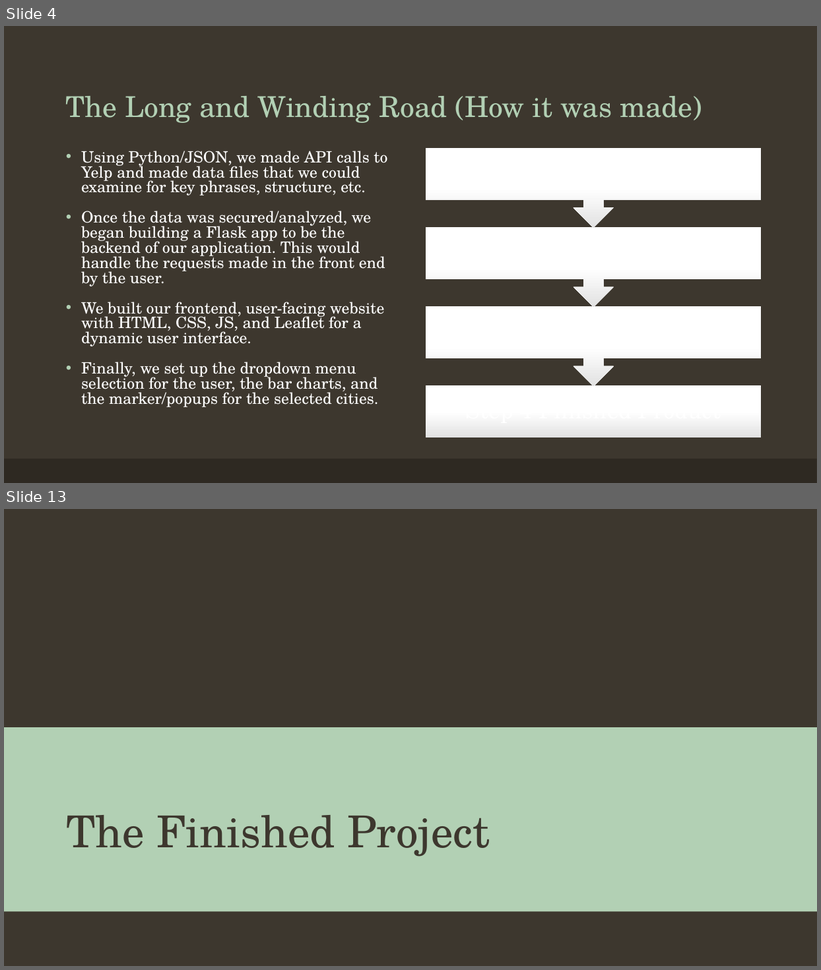
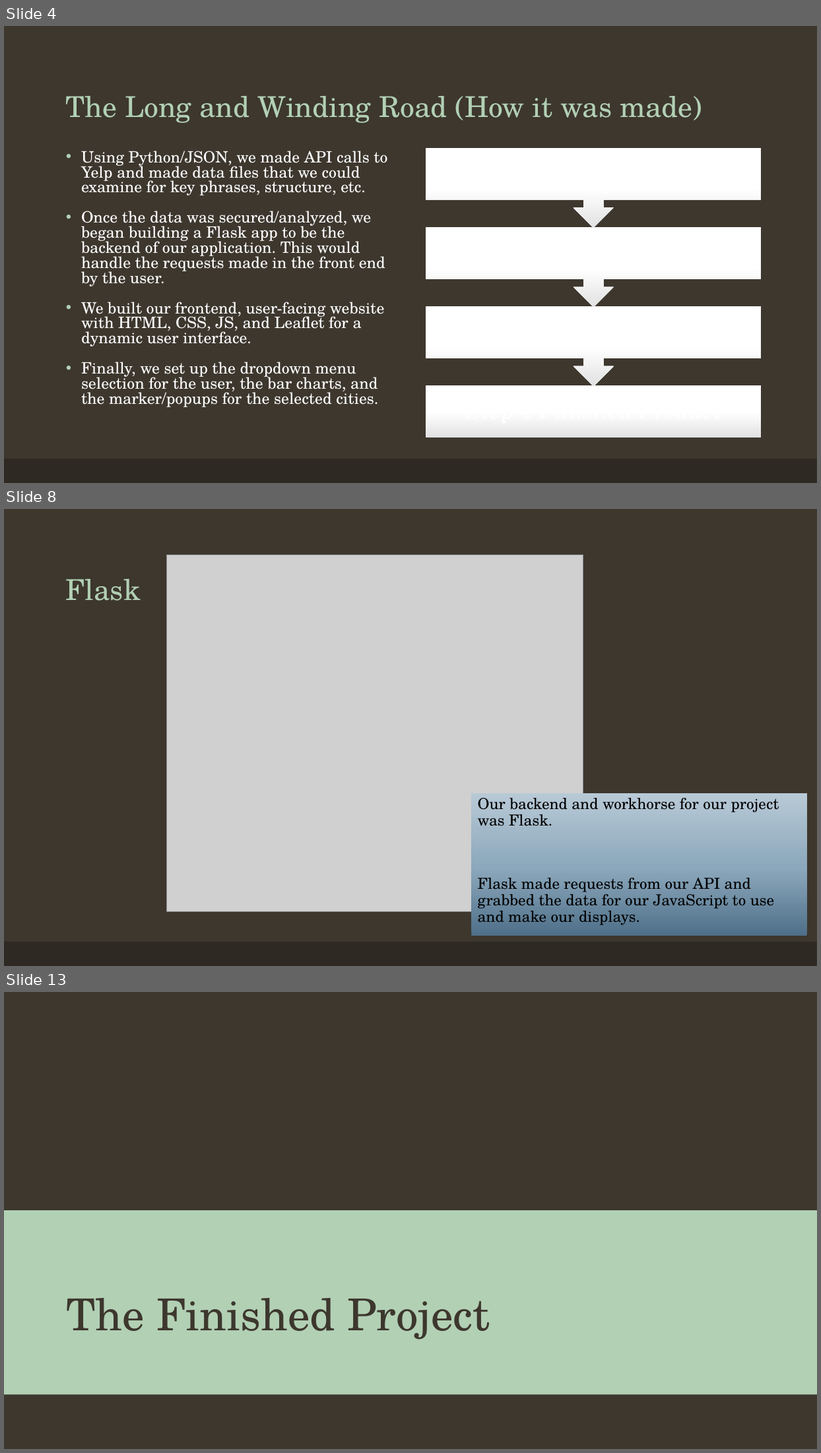
Before and after one commit to hannahdoby/project-3, a slide deck: YelpForTravelHelp.pptx. Shown one above the other, each under a label of ours: slides 4 and 13 before the commit, slides 4, 8 and 13 after it; the slides between them are not shown. The pictures are 821x970 and 821x1453 pixels, drawn with LibreOffice and Linux fonts; fonts in the diff are those of the drawing; grey boxes stand for pictures; background and template pictures are left out. Boxes give left, top, right and bottom in pixels: in the first picture for what was removed or moved away, otherwise in the second. Text is boxed around its words. In the diff, an @@ line names an element or a change of style, - is before the commit and + after.

```diff
--- a/YelpForTravelHelp.pptx
+++ b/YelpForTravelHelp.pptx
@@ slide 8 added at [4, 509, 817, 966], background #3D372E; not listed: 1 template element that a slide beside it also shows @@
@@ picture added at [167, 555, 583, 912] @@
@@ title added at [66, 579, 141, 601], 34 pt, text #B2D0B4 @@
+Flask
@@ text added at [472, 794, 807, 937], fill gradient #4F7089 to #8CA8BC to #B8C9D6, 18 pt, text #000000 @@
+Our backend and workhorse for our project was Flask.
+Flask made requests from our API and grabbed the data for our JavaScript to use and make our displays.
```
Also in this commit, not shown: 4 slides changed, 4 other slides added, 5 slides removed.
